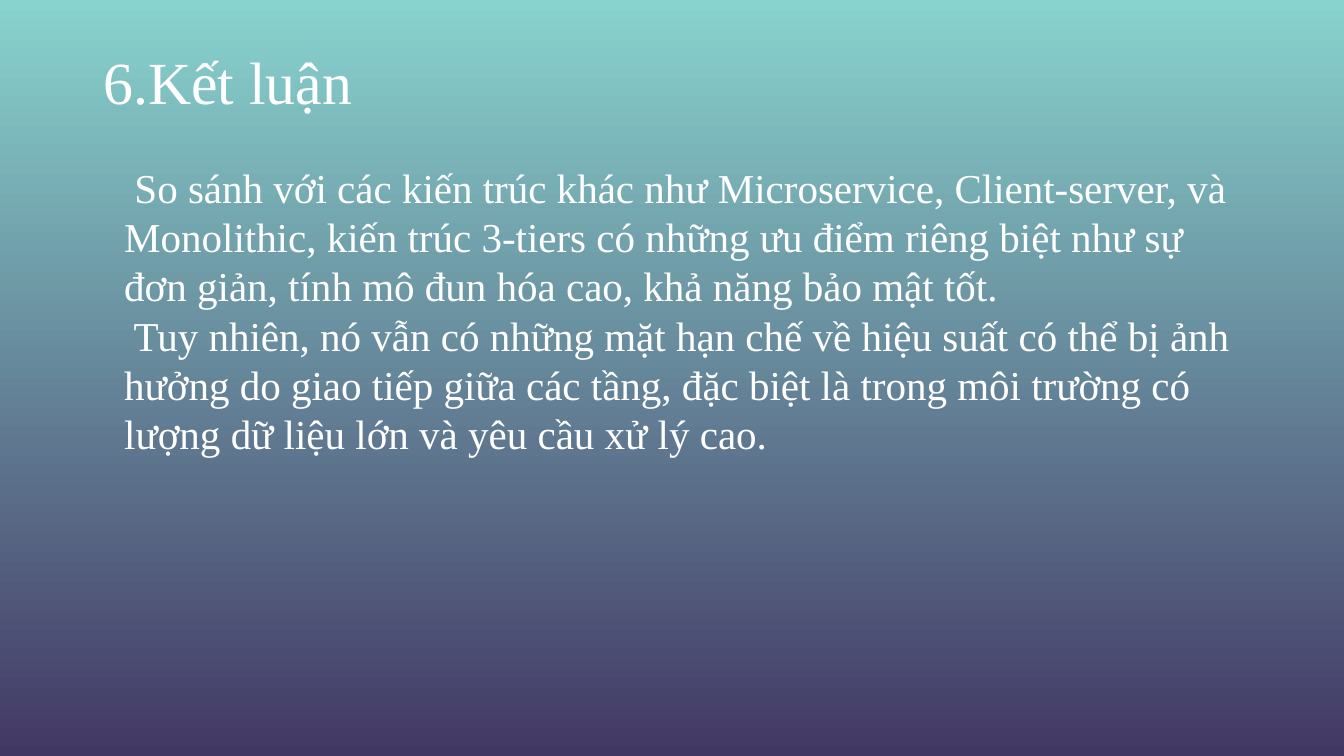
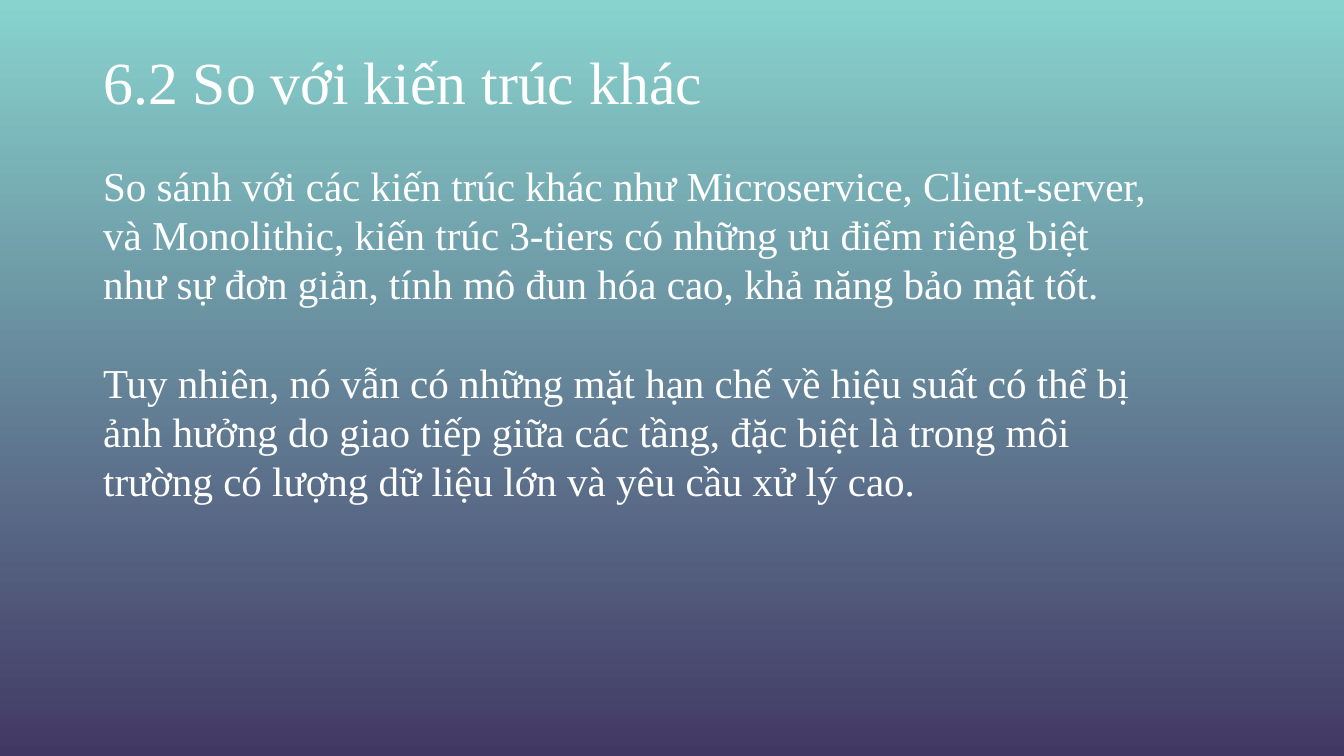
Before and after one commit to hoangtienmanhduc/Nhom14_KienTrucThietKePhanMem-, a slide deck: slide 34 of KTVTKPM.pptx (slide 33 before the commit). Drawn at 1344x756 pixels with LibreOffice and Linux fonts; fonts in the diff are those of the drawing; background and template pictures are left out. Boxes give left, top, right and bottom in pixels: in the first picture for what was removed or moved away, otherwise in the second. Text is boxed around its words. In the diff, an @@ line names an element or a change of style, - is before the commit and + after.

```diff
--- a/KTVTKPM.pptx
+++ b/KTVTKPM.pptx
@@ text at (103, 61, 702, 105): text changed @@
-6.Kết luận
+6.2 So với kiến trúc khác
@@ text "So sánh với các kiến ..." rewrapped from (124, 173, 1229, 457) to (103, 171, 1145, 504) @@
```
Also in this commit, not shown: 4 other slides changed, 4 slides added, 3 slides removed, 1 other file.
